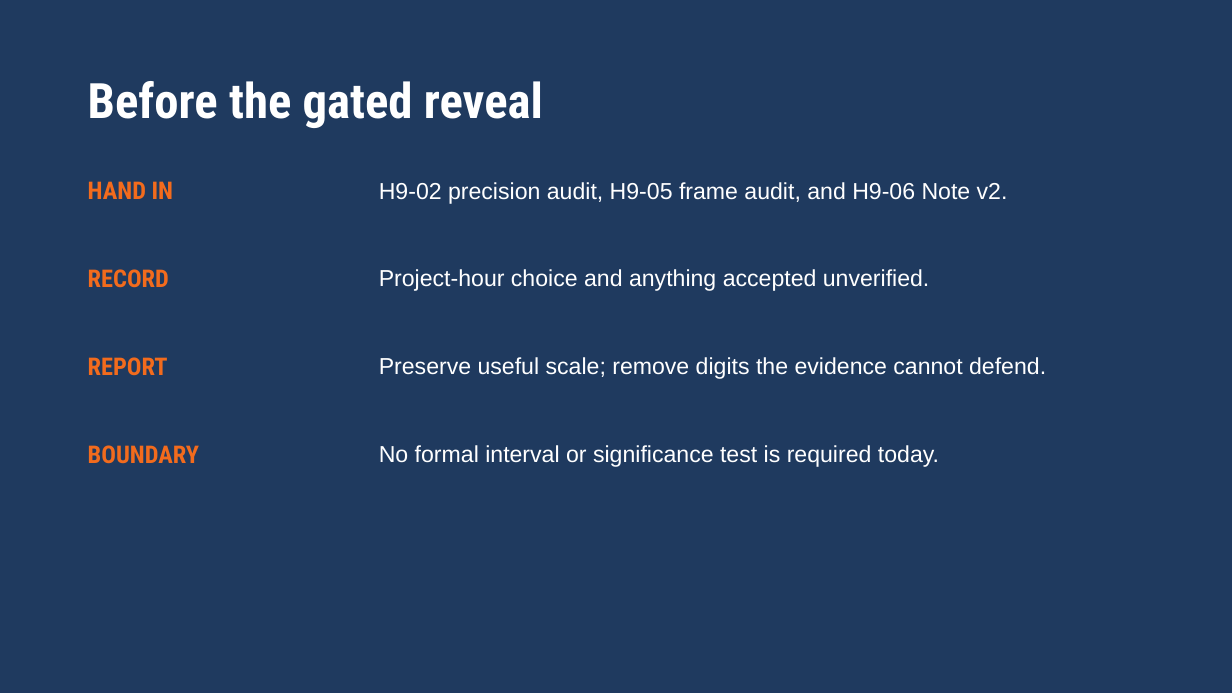
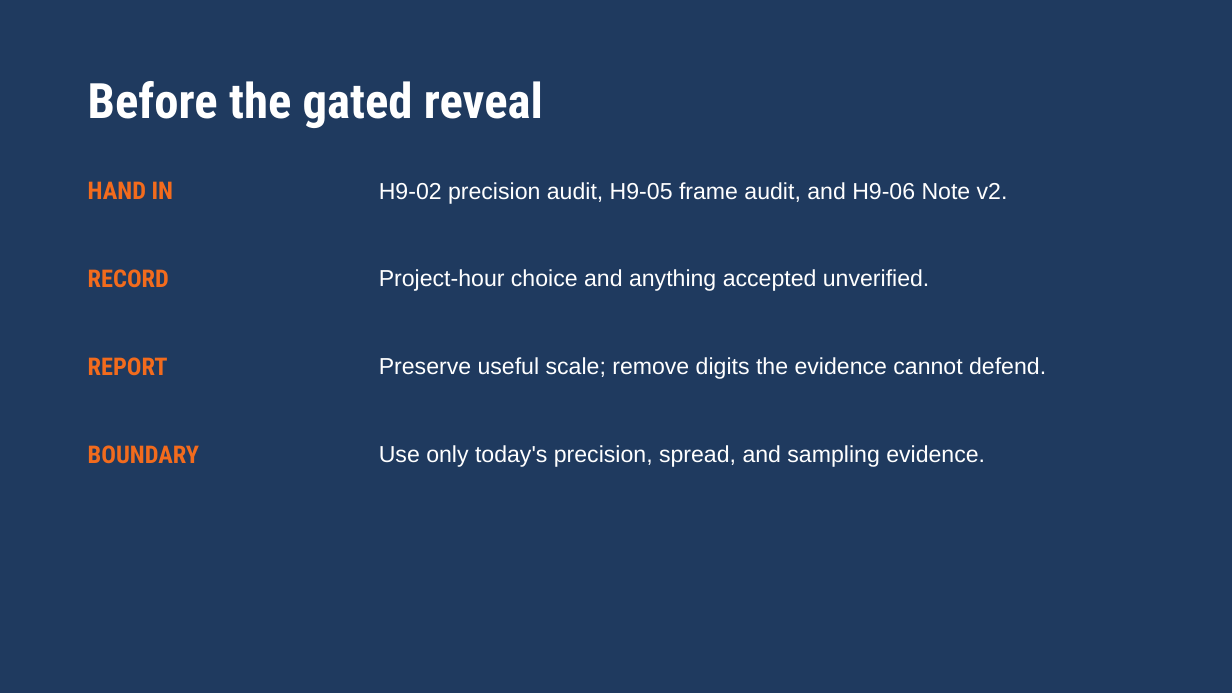
Before and after one commit to Stone-Arch-Collective/Design-and-AI, a slide deck: slide 17 of teaching-pack/13-M09-false-precision/M09-student.pptx. Drawn at 1232x693 pixels with LibreOffice and Linux fonts; fonts in the diff are those of the drawing. Boxes give left, top, right and bottom in pixels: in the first picture for what was removed or moved away, otherwise in the second. Text is boxed around its words. In the diff, an @@ line names an element or a change of style, - is before the commit and + after.

```diff
--- a/teaching-pack/13-M09-false-precision/M09-student.pptx
+++ b/teaching-pack/13-M09-false-precision/M09-student.pptx
@@ text at [379, 445, 985, 467]: text changed @@
-No formal interval or significance test is required today.
+Use only today's precision, spread, and sampling evidence.
```
Also in this commit, not shown: 1 other slide changed, 1 other file.
